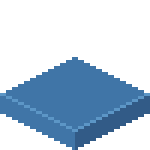
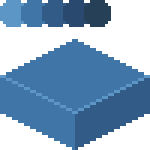
Revision of a layered 150px x 150px image; what changed, layer by layer:
showed "Layer 2" over <box>0,0,111,27</box>
painted on "BaseGrey" over <box>0,39,150,132</box>
